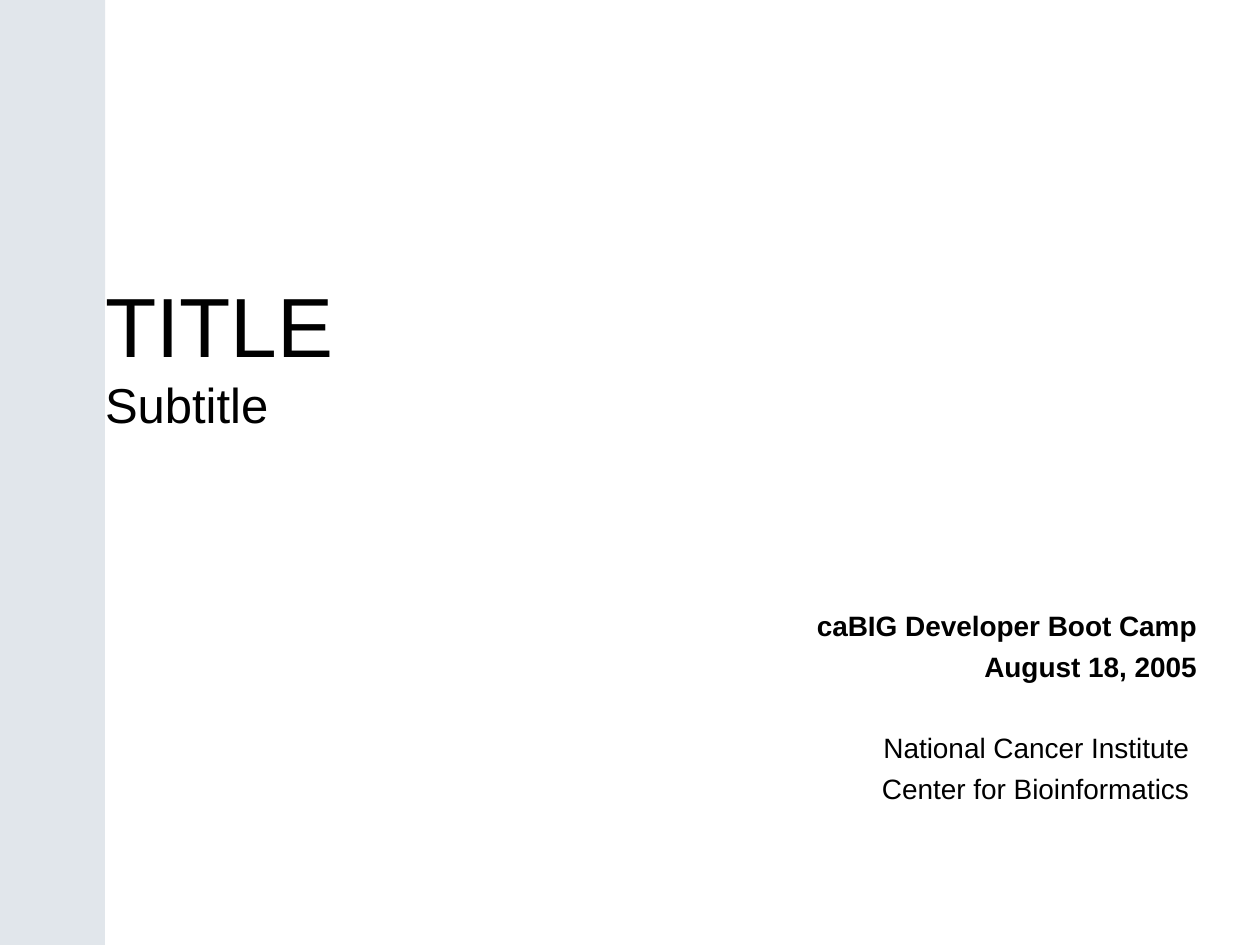
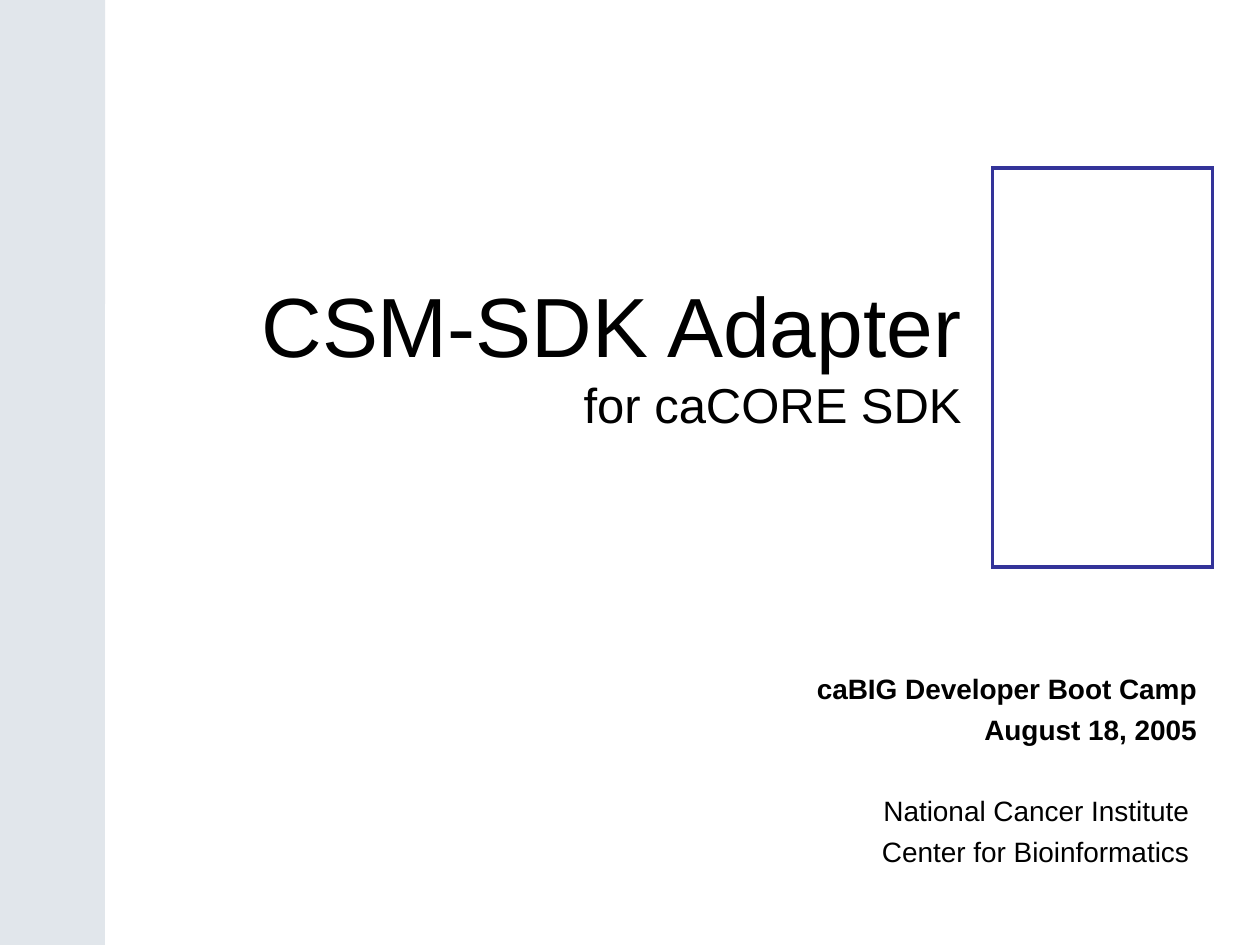
Before and after one commit to CBIIT/common-security-module-docs, a slide deck: slide 1 of Presentations/SDK_Bootcamp_CSM_v1.ppt. Drawn at 1260x945 pixels with LibreOffice and Linux fonts; fonts in the diff are those of the drawing; background and template pictures are left out. Boxes give left, top, right and bottom in pixels: in the first picture for what was removed or moved away, otherwise in the second. Text is boxed around its words. In the diff, an @@ line names an element or a change of style, - is before the commit and + after.

```diff
--- a/Presentations/SDK_Bootcamp_CSM_v1.ppt
+++ b/Presentations/SDK_Bootcamp_CSM_v1.ppt
@@ rectangle added at [993, 168, 1213, 567], outline #333399 2.01 pt @@
@@ title at [261, 296, 962, 424]: text changed; size 28 to 48 pt @@
-TITLE
-Subtitle
+CSM-SDK Adapter
+for caCORE SDK
@@ subtitle "caBIG Developer Boot Camp": place and size @@
-subtitle "caBIG Developer Boot Camp" at [817, 615, 1197, 800]
+subtitle "caBIG Developer Boot Camp" at [817, 678, 1197, 863]
```
Also in this commit, not shown: 8 other slides changed, 11 slides added, 11 slides removed, 1 other file.
